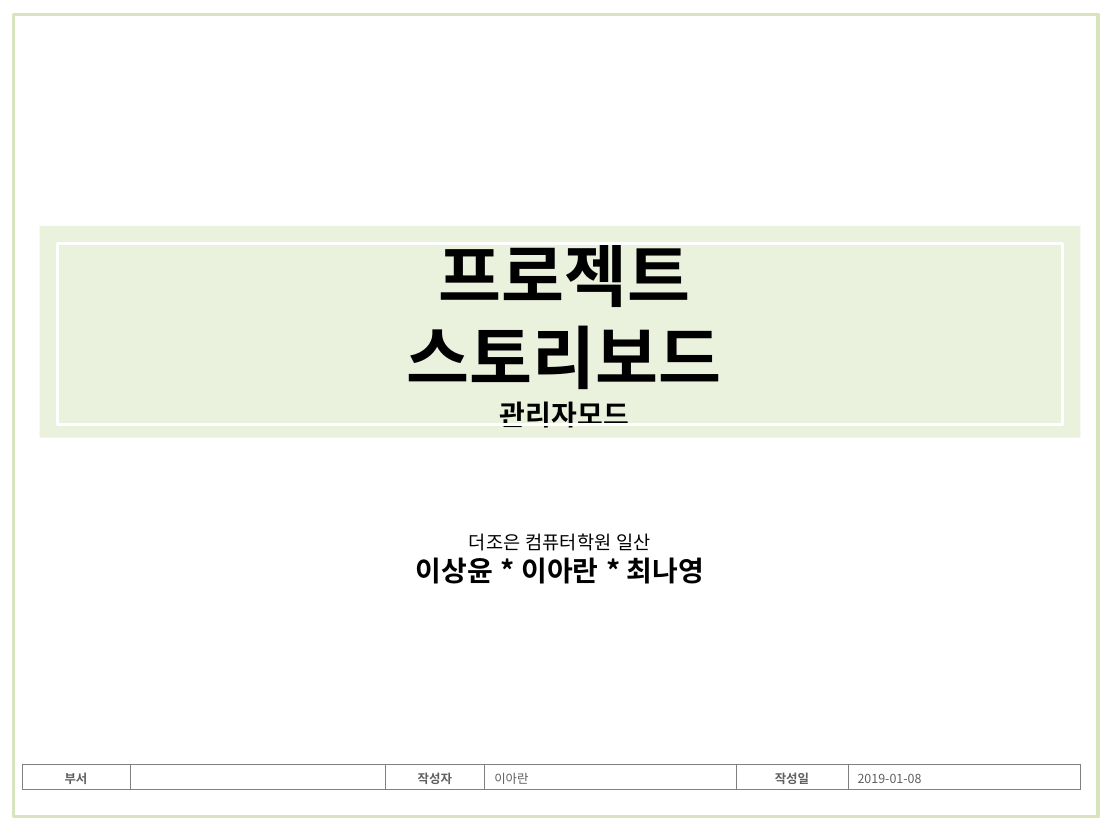
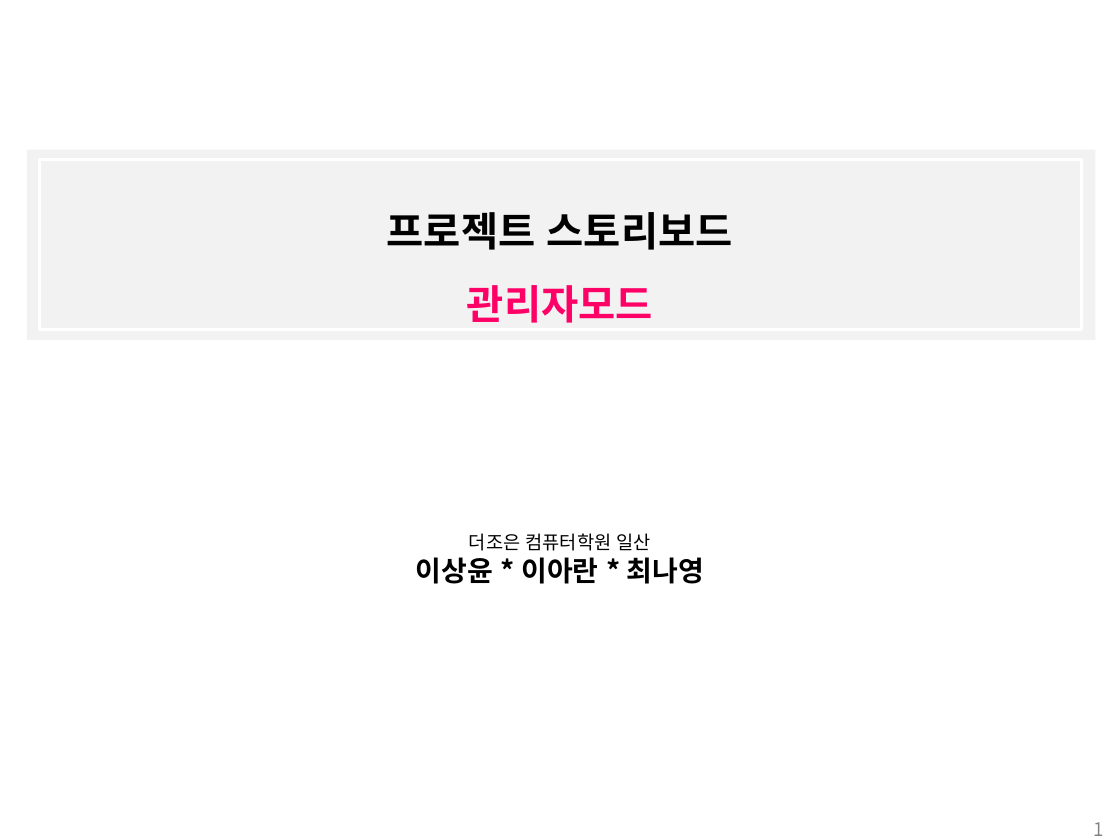
Before and after one commit to mingu-seo/java1, a slide deck: slide 1 of plan/영화-관리자.pptx. Drawn at 1120x840 pixels with LibreOffice and Linux fonts; fonts in the diff are those of the drawing. Boxes give left, top, right and bottom in pixels: in the first picture for what was removed or moved away, otherwise in the second. Text is boxed around its words. In the diff, an @@ line names an element or a change of style, - is before the commit and + after.

```diff
--- a/plan/영화-관리자.pptx
+++ b/plan/영화-관리자.pptx
@@ rectangle removed at (x1=13, y1=15, x2=1099, y2=818) @@
@@ rectangle added at (x1=27, y1=150, x2=1095, y2=340), fill #F2F2F2 @@
@@ rectangle added at (x1=40, y1=160, x2=1082, y2=330), fill #F2F2F2, outline #FFFFFF 2 pt @@
@@ text "프로젝트 스토리보드" moved from (x1=407, y1=245, x2=722, y2=428) to (x1=387, y1=212, x2=733, y2=323) @@
@@ text "프로젝트 스토리보드" at (x1=387, y1=212, x2=733, y2=323): size 44 to 26 pt in "프로젝트 스토리보드"; font Noto Sans CJK KR to Karla; size 18 to 26 pt, text colour #000000 to #FF0066 in "관리자모드"; line spacing 1 to 1.5 @@
@@ rectangle removed at (x1=39, y1=226, x2=1080, y2=438) @@
@@ rectangle removed at (x1=57, y1=244, x2=1063, y2=424) @@
@@ table removed at (x1=22, y1=764, x2=1080, y2=790), 1 rows, 6 columns @@
-부서 |  | 작성자 | 이아란 | 작성일 | 2019-01-08
@@ title added at (x1=1059, y1=822, x2=1109, y2=836), 7 pt, text #FFFFFF @@
+서브인덱스
@@ page number added at (x1=1094, y1=822, x2=1104, y2=836), 12 pt, text #808080 @@
+1
```
Also in this commit, not shown: 9 slides added, 3 slides removed, 14 other files.
